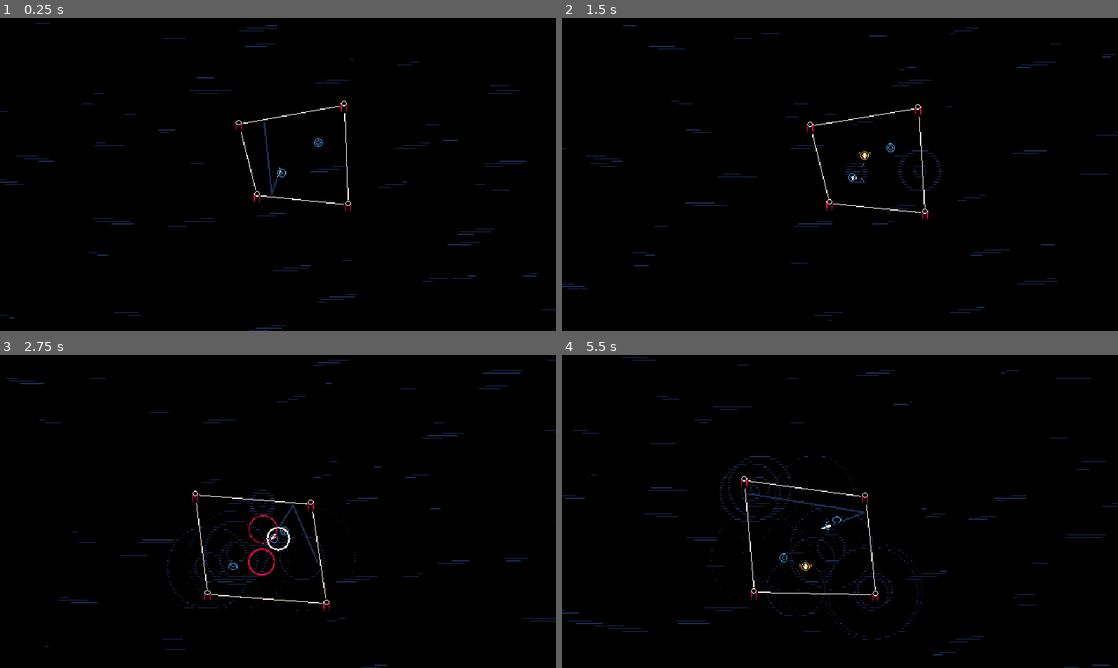
Above: before the commit, frames 1-4 (two rows, left to right).
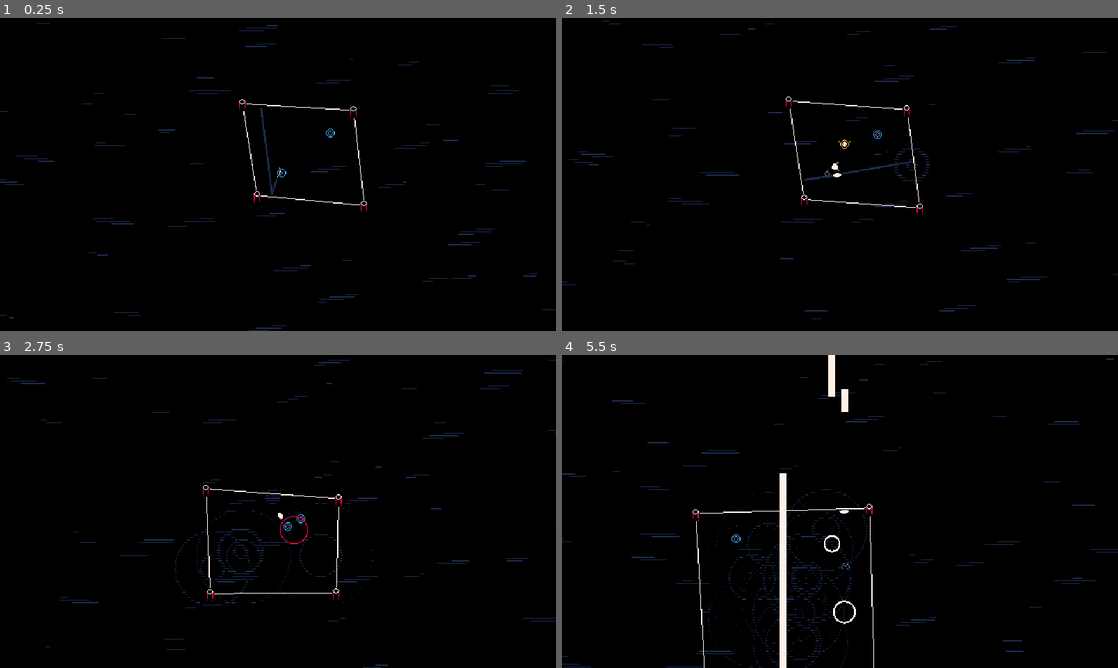
Above: after the commit, the same moments.

Repository: mich-gamedev/gwj-79
Game: Godot game, scene res://scenes/world.tscn
The game is run twice, just before and just after one commit, with the same random seed, the same clock (stepped at 60 frames per second) and the same inputs.
Inputs (mouse positions are in pixels of both pictures, inside the frame that each line leads up to):
- Up to frame 1 (0.25 s): no input
- Up to frame 2 (1.5 s): move the mouse to (962, 158) at 0.52 s; click (962, 158) at 0.67 s; move the mouse to (728, 190) at 1.27 s; click (728, 190) at 1.42 s
- Up to frame 3 (2.75 s): move the mouse to (333, 442) at 2.02 s; click (333, 442) at 2.17 s
- Up to frame 4 (5.5 s): move the mouse to (812, 574) at 2.77 s; click (812, 574) at 2.92 s; move the mouse to (1006, 558) at 3.52 s; click (1006, 558) at 3.67 s; move the mouse to (673, 464) at 4.27 s; click (673, 464) at 4.42 s; move the mouse to (867, 511) at 5.02 s; click (867, 511) at 5.17 s

The runs differ from the first frame. In frame 1, 0.5% of the frame differs, in the area x 42-66%, y 26-62%; in frame 2, 2.2%; in frame 3, 1.5%; in frame 4, 4.3%, in the area x 0-100%, y 0-100%.

Commit message:
small adjustments

Diff:
--- /dev/null
+++ b/resources/enemy_spawnrate/enemy_spawnrate.gd
@@ -0,0 +1,5 @@
+class_name EnemySpawnRate extends Resource
+
+@export var cost: float
+@export var scene: PackedScene
+@export var curve: Curve
--- a/scenes/world.gd
+++ b/scenes/world.gd
@@ -27,7 +27,7 @@
 	for i in [1,1,1,1,2,2,2,3].pick_random():
 		var inst = HOOK.instantiate()
 		add_child(inst)
-		var rect = Rect2(wall.rect).grow(64)
+		var rect = Rect2(wall.rect).grow(96)
 		inst.global_position = wall.to_global(Vector2(randf_range(rect.position.x, rect.end.x), randf_range(rect.position.y, rect.end.y)))
 		inst.reset_physics_interpolation()
 		await get_tree().create_timer(0.1).timeout
Not shown, added: resources/enemy_spawnrate/enemy_spawnrate.gd.uid
